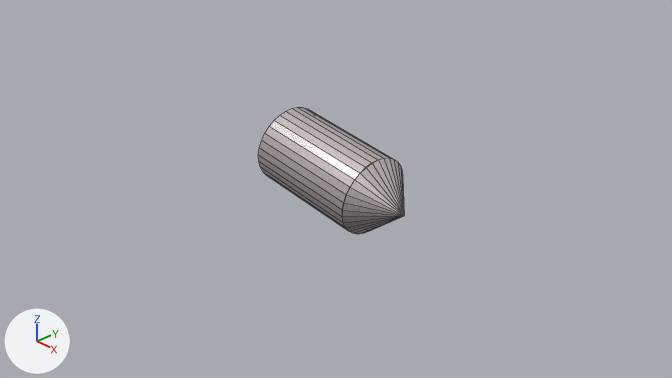
The Blender file assets/missile.blend as it was, and as the next commit left it.
The view is the same before and after, from the file's camera 'Camera'. The lights are fixed; the arrows at lower left show +X, +Y and +Z. Mesh edges are drawn as thin lines.
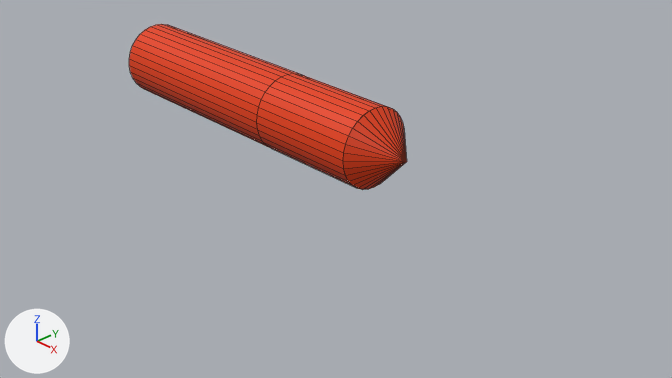
Changed parts and their boxes [x1, y1, x2, y2] in the pictures (672 x 378 px):
'Cylinder', reshaped, moved, turned: before [258, 107, 404, 234]; after [129, 24, 407, 190]
part 1 of me_cylinder_002, built on: after [129, 24, 298, 149]
part 2 of me_cylinder_002, recoloured: before [258, 107, 404, 234]; after [257, 73, 407, 190]

Edits to the bpy script that builds the scene:
```text
Add mat_material:
    mat_material = principled_material('Material')
    mat_material.base_color = (0.8, 0.0454, 0.0)  # orange #e73c00
Change me_cylinder_002:
    used by ob_cylinder; location = (-0.083, -0.019, 0.18); rotation_euler = (0.0, 1.701, 0.0), in degrees (0, 97, 0); scale = (0.491, 0.491, 0.747)
    remove me_cylinder_002.from_pydata(...)  # 97 vertices, 67 faces; spans x -1.0..1.0, y -1.0..1.0, z -1.0..1.66
    add me_cylinder_002.from_pydata(...)  # 129 vertices, 99 faces; spans x -1.0..1.0, y -1.0..1.0, z -4.78..1.66
    me_cylinder_002 part 1
    1 face is deleted
    32 new vertices lie (0.0, 0.0, -3.78) away from vertices in x -1.0..1.0, y -1.0..1.0, z -1.0
    33 new faces join them
    me_cylinder_002 part 2: 66 faces spanning x -1.0..1.0, y -1.0..1.0, z -1.0..1.66 switch from mat_material_002 to mat_material (orange #e73c00)
Change ob_cylinder:
    ob_cylinder.location: (-0.083, -0.019, 0.18) -> (-0.083, -0.019, 0.692)
    ob_cylinder.rotation_euler: (0.0, 1.701, 0.0) -> (0.0, 1.573, 0.0)  # degrees (0, 97, 0) -> degrees (0, 90, 0)
```
